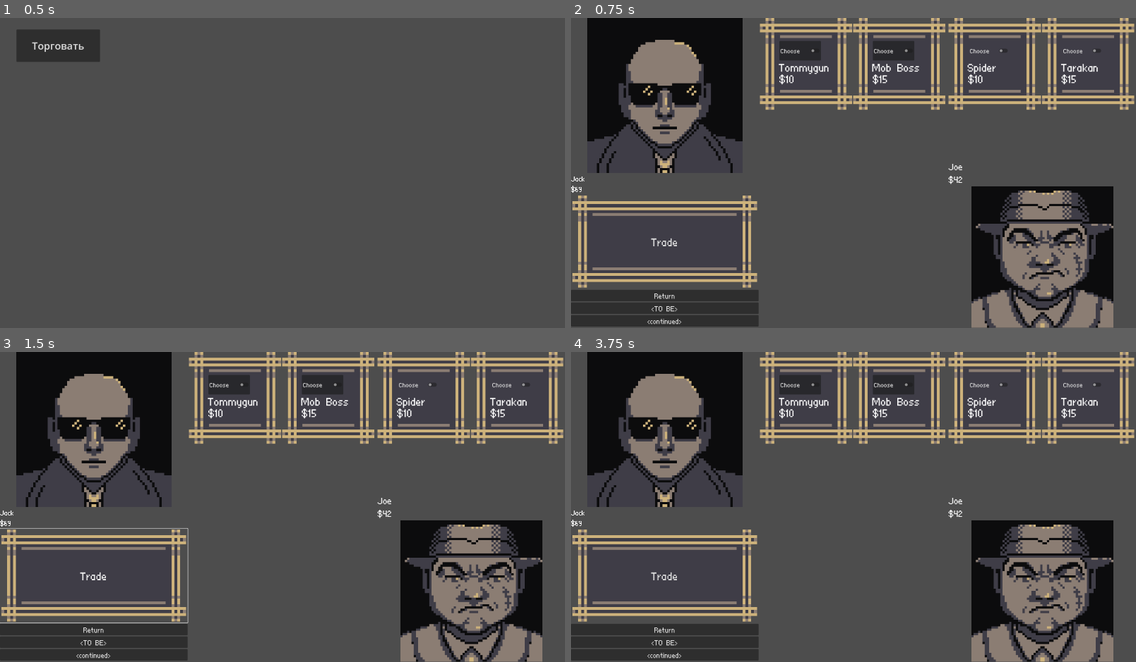
Above: before the commit, frames 1-4 (two rows, left to right).
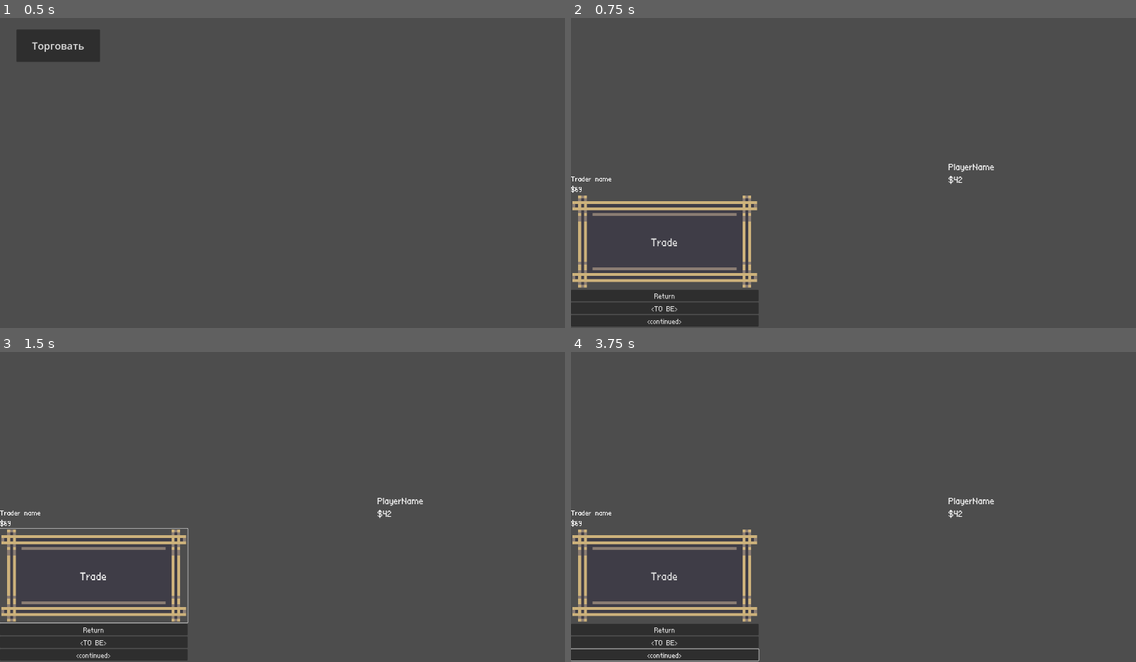
Above: after the commit, the same moments.

Repository: Irbis888/CardTradingGame
Game: Godot game, scene res://TradingStuff/main_trade_screen.tscn
The game is run twice, just before and just after one commit, with the same random seed, the same clock (stepped at 60 frames per second) and the same inputs.
Inputs (mouse positions are in pixels of both pictures, inside the frame that each line leads up to):
- Up to frame 1 (0.5 s): no input
- Up to frame 2 (0.75 s): click "Торговать" at 0.5 s
- Up to frame 3 (1.5 s): click "Trade" at 1.25 s
- Up to frame 4 (3.75 s): click "<TO BE>" at 2 s; click "<continued>" at 2.75 s; click (808, 398) at 3.5 s, where only the run before the commit has a clickable "Tommygun"

Frame 1 is identical in both runs. In frame 2, 27% of the frame differs, in the area x 0-100%, y 0-100%; in frame 3, 27%; in frame 4, 27%.
Error after the commit: Parse Error: Expected opening "(" after function name. (res://globals.gd:13)

Commit message:
json card added, midwork commit 2

Diff:
--- /dev/null
+++ b/Resources/card_origin.tres
@@ -0,0 +1,85 @@
+[gd_resource type="JSON" format=3 uid="uid://bfkyqtxuc58qo"]
+
+[resource]
+data = [{
+"attack": 7.0,
+"defense": 3.0,
+"id": 0.0,
+"magic": 3.0,
+"name": "DraRicci",
+"picture": "draricci.jpg",
+"rarity": 1.0,
+"series": "Dragons"
+}, {
+"attack": 3.0,
+"defense": 7.0,
+"id": 1.0,
+"magic": 5.0,
+"name": "DraVinci",
+"picture": "dravinci.jpg",
+"rarity": 2.0,
+"series": "Dragons"
+}, {
+"attack": 2.0,
+"defense": 2.0,
+"id": 2.0,
+"magic": 1.0,
+"name": "Draci",
+"picture": "draci.jpg",
+"rarity": 0.0,
+"series": "Dragons"
+}, {
+"attack": 3.0,
+"defense": 4.0,
+"id": 3.0,
+"magic": 2.0,
+"name": "VittoLupo",
+"picture": "vittolupo.png",
+"rarity": 2.0,
+"series": "Dragons"
+}, {
+"attack": 4.0,
+"defense": 3.0,
+"id": 4.0,
+"magic": 1.0,
+"name": "TrentinoTrelli",
+"picture": "trentinotrelli.png",
+"rarity": 1.0,
+"series": "Pokes"
+}, {
+"attack": 2.0,
+"defense": 5.0,
+"id": 5.0,
+"magic": 3.0,
+"name": "Pororo",
+"picture": "pororo.png",
+"rarity": 0.0,
+"series": "Ghosts"
+}, {
+"attack": 5.0,
+"defense": 2.0,
+"id": 6.0,
+"magic": 2.0,
+"name": "Chippindale",
+"picture": "chippindale.png",
+"rarity": 3.0,
+"series": "Dragons"
+}, {
+"attack": 3.0,
+"defense": 3.0,
+"id": 7.0,
+"magic": 4.0,
+"name": "JackDonalds",
+"picture": "jackdonalds.png",
+"rarity": 1.0,
+"series": "Pokes"
+}, {
+"attack": 4.0,
+"defense": 4.0,
+"id": 8.0,
+"magic": 1.0,
+"name": "Bobtsovski",
+"picture": "bobtsovski.png",
+"rarity": 2.0,
+"series": "Ghosts"
+}]
--- a/TradingStuff/LogicScripts/cardLogic.gd
+++ b/TradingStuff/LogicScripts/cardLogic.gd
@@ -4,11 +4,39 @@
 
 var name: String
 var base_price: int
+var rarity: int
+
+var str: int
+var def: int
+var mag: int
+
+var series: String
+var picture: Resource
+
+func get_literal_name() -> String:
+	match rarity:
+		0:
+			return "C"
+		1:
+			return "U"
+		2:
+			return "R"
+		3:
+			return "SR"
+		4:
+			return "SP"
+		5:
+			return "SSP"
+		_:
+			return "NO"
 
 func _init(name: String, base_price: int):
 	self.name = name
 	self.base_price = base_price
 
-func get_price() -> int:
+func get_price(coeffVector: Vector3i) -> int:
 	# Пока просто возвращает базовую цену
-	return base_price
+	var sum = int(Vector3(coeffVector).dot(Vector3(str, def, mag)))
+	sum += (rarity+1) * randf_range(0.5, 1.5) * 20
+	sum *= randf_range(0.8, 1.2)
+	return sum
--- a/globals.gd
+++ b/globals.gd
@@ -4,3 +4,10 @@
 var playerAccount : Player = Player.new("Joe", 42, my_collection, preload("res://TradingStuff/Style/Portraits/M3.png"))
 
 var traderList : Array[Trader]
+var cardList: Array[Card]
+
+
+func _ready() -> void:
+	pass
+
+func create_cards -> void:
--- a/project.godot
+++ b/project.godot
@@ -17,7 +17,7 @@
 
 [autoload]
 
-Globals="*res://globals.gd"
+Globals="res://globals.gd"
 
 [display]
 
Binary file added: TradingStuff/Style/CardPics/Chippindale.jpg
Not shown, added: TradingStuff/Style/CardPics/Chippindale.jpg.import
Binary file added: TradingStuff/Style/CardPics/bobtsovski.jpg
Not shown, added: TradingStuff/Style/CardPics/bobtsovski.jpg.import
Binary file added: TradingStuff/Style/CardPics/drachi.jpg
Not shown, added: TradingStuff/Style/CardPics/drachi.jpg.import
Binary file added: TradingStuff/Style/CardPics/draricci.jpg
Not shown, added: TradingStuff/Style/CardPics/draricci.jpg.import
Binary file added: TradingStuff/Style/CardPics/dravinci.jpg
Not shown, added: TradingStuff/Style/CardPics/dravinci.jpg.import
Binary file added: TradingStuff/Style/CardPics/jackdonalds.jpg
Not shown, added: TradingStuff/Style/CardPics/jackdonalds.jpg.import
(and 6 more such lines)
